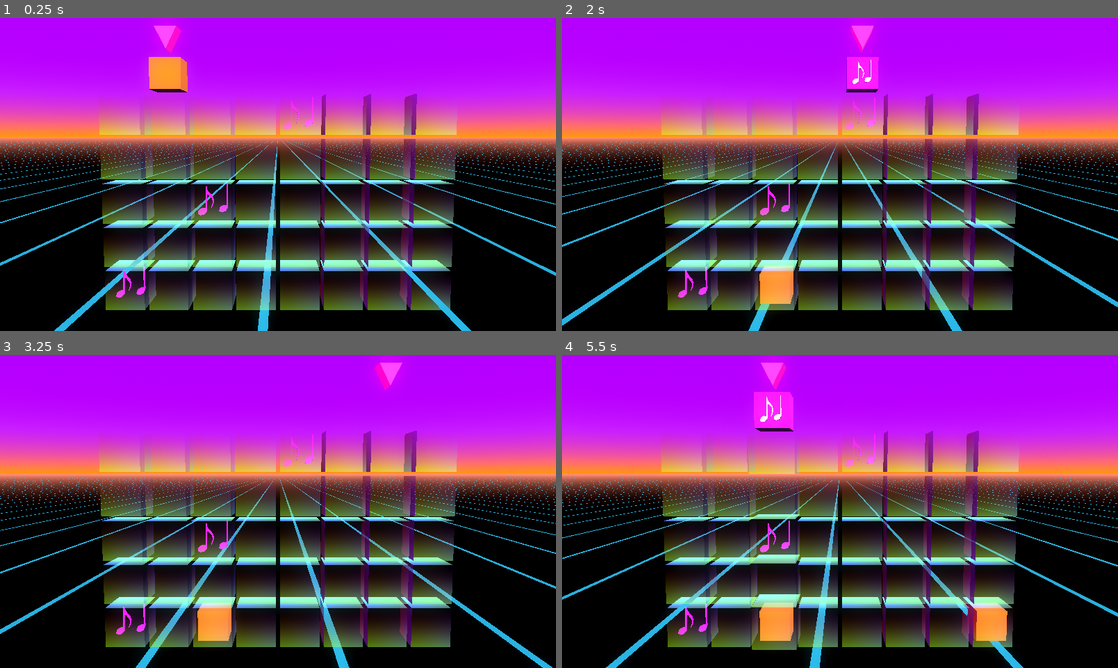
Above: before the commit, frames 1-4 (two rows, left to right).
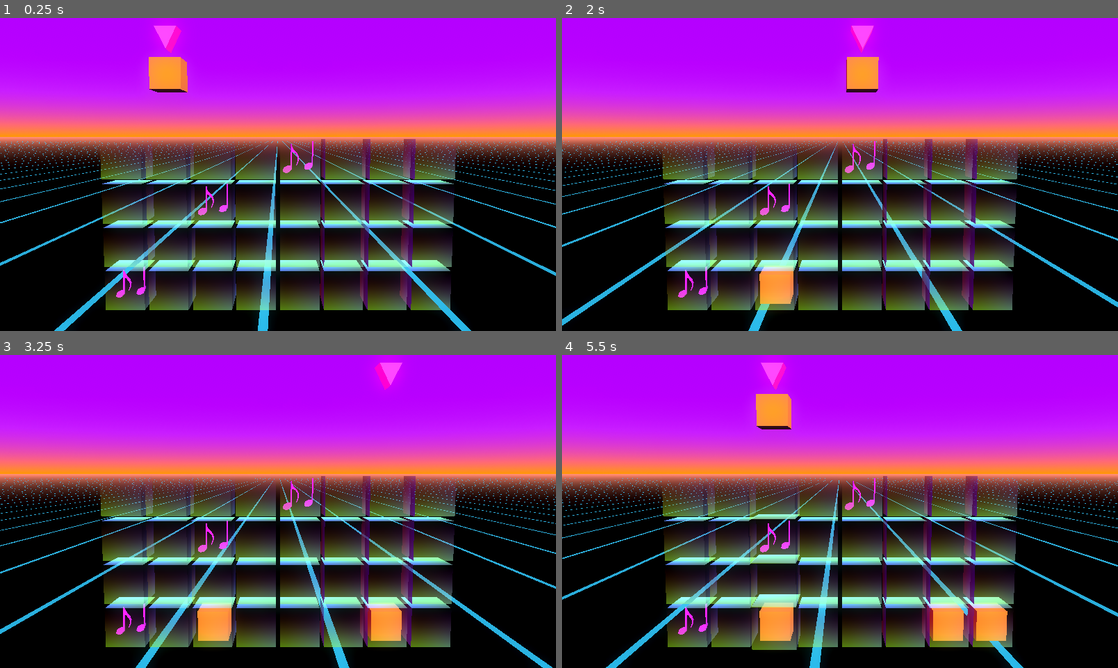
Above: after the commit, the same moments.

Repository: Lumbi/GMTK2024
Game: Godot game, scene res://play.tscn
The game is run twice, just before and just after one commit, with the same random seed, the same clock (stepped at 60 frames per second) and the same inputs.
Inputs:
- Up to frame 1 (0.25 s): no input
- Up to frame 2 (2 s): tap Space (drop) at 0.6, 1.35 s
- Up to frame 3 (3.25 s): tap Space (drop) at 2.1, 2.85 s
- Up to frame 4 (5.5 s): tap Space (drop) at 3.6, 4.35, 5.1 s

The runs differ from the first frame. In frame 1, 4.8% of the frame differs, in the area x 17-83%, y 24-50%; in frame 2, 5.4%; in frame 3, 5.5%; in frame 4, 6.5%, in the area x 17-83%, y 11-92%.

Commit message:
More

Diff:
--- a/block.gd
+++ b/block.gd
@@ -3,6 +3,7 @@
 const STATE_HOVER: int = 0
 const STATE_DROP: int = 1
 const STATE_PLACED: int = 2
+const STATE_DESTROY: int = 3
 var state: int = STATE_HOVER
 
 const DROP_DURATION = 0.2
@@ -11,6 +12,8 @@
 var drop_time = 0
 
 var target_drop_slot: Node3D
+
+var until_destroy_time: float = 1
 
 # Called when the node enters the scene tree for the first time.
 func _ready() -> void:
@@ -29,6 +32,12 @@
 				state = STATE_PLACED
 				target_drop_slot.accept(self)
 			pass
+		STATE_DESTROY:
+
+			until_destroy_time -= delta
+			if until_destroy_time <= 0:
+				queue_free()
+			pass
 		_:
 			pass
 	pass
@@ -41,3 +50,8 @@
 	drop_time = 0
 	state = STATE_DROP
 	pass
+
+func destroy_shrink() -> void:
+	$AnimationPlayer.current_animation = "block_destroy_shrink"
+	$AnimationPlayer.play()
+	state = STATE_DESTROY
--- a/block_base.tscn
+++ b/block_base.tscn
@@ -1,9 +1,46 @@
-[gd_scene load_steps=3 format=3 uid="uid://clfnkyqlwrcqq"]
+[gd_scene load_steps=6 format=3 uid="uid://clfnkyqlwrcqq"]
 
 [ext_resource type="Script" path="res://block.gd" id="1_khodc"]
 
 [sub_resource type="BoxMesh" id="BoxMesh_jmqg1"]
 size = Vector3(0.7, 0.7, 0.7)
+
+[sub_resource type="Animation" id="Animation_pcodk"]
+length = 0.001
+tracks/0/type = "value"
+tracks/0/imported = false
+tracks/0/enabled = true
+tracks/0/path = NodePath(".:scale")
+tracks/0/interp = 1
+tracks/0/loop_wrap = true
+tracks/0/keys = {
+"times": PackedFloat32Array(0),
+"transitions": PackedFloat32Array(1),
+"update": 0,
+"values": [Vector3(1, 1, 1)]
+}
+
+[sub_resource type="Animation" id="Animation_x51v1"]
+resource_name = "block_destroy_shrink"
+length = 0.6
+tracks/0/type = "value"
+tracks/0/imported = false
+tracks/0/enabled = true
+tracks/0/path = NodePath(".:scale")
+tracks/0/interp = 1
+tracks/0/loop_wrap = true
+tracks/0/keys = {
+"times": PackedFloat32Array(0, 0.6),
+"transitions": PackedFloat32Array(0.482968, 0.482968),
+"update": 0,
+"values": [Vector3(1, 1, 1), Vector3(0, 0, 0)]
+}
+
+[sub_resource type="AnimationLibrary" id="AnimationLibrary_t1ra2"]
+_data = {
+"RESET": SubResource("Animation_pcodk"),
+"block_destroy_shrink": SubResource("Animation_x51v1")
+}
 
 [node name="Block" type="Node3D"]
 script = ExtResource("1_khodc")
@@ -11,3 +48,8 @@
 
 [node name="MeshInstance3D" type="MeshInstance3D" parent="."]
 mesh = SubResource("BoxMesh_jmqg1")
+
+[node name="AnimationPlayer" type="AnimationPlayer" parent="."]
+libraries = {
+"": SubResource("AnimationLibrary_t1ra2")
+}
--- a/block_note.tscn
+++ b/block_note.tscn
@@ -71,44 +71,6 @@
 blend_shape_mode = 0
 shadow_mesh = SubResource("ArrayMesh_7sb2i")
 
-[sub_resource type="Animation" id="Animation_l5d44"]
-resource_name = "block_note_bounce_anim"
-length = 0.6
-loop_mode = 1
-tracks/0/type = "value"
-tracks/0/imported = false
-tracks/0/enabled = true
-tracks/0/path = NodePath(".:scale")
-tracks/0/interp = 1
-tracks/0/loop_wrap = true
-tracks/0/keys = {
-"times": PackedFloat32Array(0, 0.166667, 0.6),
-"transitions": PackedFloat32Array(1, 0.0412347, 1),
-"update": 0,
-"values": [Vector3(1.3, 1.3, 1.3), Vector3(1, 1, 1), Vector3(1, 1, 1)]
-}
-
-[sub_resource type="Animation" id="Animation_03foa"]
-length = 0.001
-tracks/0/type = "value"
-tracks/0/imported = false
-tracks/0/enabled = true
-tracks/0/path = NodePath(".:scale")
-tracks/0/interp = 1
-tracks/0/loop_wrap = true
-tracks/0/keys = {
-"times": PackedFloat32Array(0),
-"transitions": PackedFloat32Array(1),
-"update": 0,
-"values": [Vector3(1, 1, 1)]
-}
-
-[sub_resource type="AnimationLibrary" id="AnimationLibrary_07sw2"]
-_data = {
-"RESET": SubResource("Animation_03foa"),
-"block_note_bounce_anim": SubResource("Animation_l5d44")
-}
-
 [node name="NoteBlock" instance=ExtResource("1_jsffu")]
 metadata/type = &"note"
 
@@ -131,10 +93,3 @@
 [node name="eighth_note" type="MeshInstance3D" parent="NoteMesh/eighth_note" index="0"]
 mesh = SubResource("ArrayMesh_1fsqe")
 skeleton = NodePath("")
-
-[node name="AnimationPlayer" type="AnimationPlayer" parent="." index="2"]
-deterministic = true
-libraries = {
-"": SubResource("AnimationLibrary_07sw2")
-}
-autoplay = "block_note_bounce_anim"
--- a/play.gd
+++ b/play.gd
@@ -11,8 +11,9 @@
 var beat_leading_acceptance_threshold_ratio: float = 0.20
 var beat_trailing_acceptance_threshold_ratio: float = 0.20
 
+@onready var note_block_scene: PackedScene = load("res://block_note.tscn")
+
 @onready var all_block_scenes: Array = [
-	load("res://block_note.tscn"),
 	load("res://block_normal.tscn")
 ]
 
@@ -20,17 +21,18 @@
 @onready var lane1: Node3D = get_node("Lanes/Lane1")
 @onready var lane2: Node3D = get_node("Lanes/Lane2")
 @onready var lane3: Node3D = get_node("Lanes/Lane3")
-@onready var lane4: Node3D = get_node("Lanes/Lane4")
-@onready var lanes: Array = [lane0, lane1, lane2, lane3, lane4]
+@onready var lanes: Array = [lane0, lane1, lane2, lane3]
 
 func _ready() -> void:
+	randomize()
+
 	_spawn_hover_block()
 	_hit_beat()
 
 	# TEST
 	lane0.get_child(0).spawn_note()
 	lane2.get_child(2).spawn_note()
-	lane4.get_child(4).spawn_note()
+	lane3.get_child(4).spawn_note()
 
 	pass
 
@@ -88,10 +90,37 @@
 
 	if current_hover_block: return
 
-	var block_scene: PackedScene = all_block_scenes.pick_random()
+	var note_is_available = _has_available_note()
+	print("note_is_available ", note_is_available)
+
+	var block_scene: PackedScene
+	if note_is_available && randf() > 0.5:
+		block_scene = note_block_scene
+	else:
+		block_scene = all_block_scenes.pick_random()
+
 	current_hover_block = block_scene.instantiate()
 	current_hover_block.transform.origin = beat_arrow.transform.origin
 	current_hover_block.transform.origin.y -= 0.8
 	add_child(current_hover_block)
 
 	queue_spawn_hover_block = false
+
+func _has_available_note() -> bool:
+	for x in 8:
+		for y in 4:
+			var lane = lanes[y]
+			var slot = lane.get_child(x)
+			if slot.has_note() && slot.is_empty():
+				if y == 0:
+					return true # exit early if on bottom lane
+				var below_slots_all_occupied = true
+				for by in range(y-1, 0, -1):
+					var below_lane = lanes[by]
+					var below_block = below_lane.get_child(x)
+					if below_block.is_empty():
+						below_slots_all_occupied = false
+						break
+				if below_slots_all_occupied:
+					return true
+	return false
--- a/play.tscn
+++ b/play.tscn
@@ -64,9 +64,6 @@
 [node name="Lane3" parent="Lanes" instance=ExtResource("1_sltb7")]
 transform = Transform3D(1, 0, 0, 0, 1, 0, 0, 0, 1, 0, 3, 0)
 
-[node name="Lane4" parent="Lanes" instance=ExtResource("1_sltb7")]
-transform = Transform3D(1, 0, 0, 0, 1, 0, 0, 0, 1, 0, 4, 0)
-
 [node name="BeatArrow" type="Node3D" parent="."]
 transform = Transform3D(-0.5, -7.54979e-08, 0, 7.54979e-08, -0.5, 0, 0, 0, 0.5, -3.5, 3.2, 0)
 script = ExtResource("3_e8bs5")
--- a/slot.gd
+++ b/slot.gd
@@ -6,6 +6,9 @@
 
 func is_empty() -> bool:
 	return assigned_block == null
+
+func has_note() -> bool:
+	return note != null
 
 func spawn_note() -> void:
 	note = note_scene.instantiate()
@@ -25,7 +28,7 @@
 				_force_accept(block)
 				note.hide()
 			else:
-				block.queue_free()
+				block.destroy_shrink()
 		_:
 			_force_accept(block)
 
--- a/slot.tscn
+++ b/slot.tscn
@@ -9,6 +9,21 @@
 
 [sub_resource type="BoxMesh" id="BoxMesh_chnqa"]
 material = SubResource("ShaderMaterial_1nkrv")
+
+[sub_resource type="Animation" id="Animation_asoue"]
+length = 0.001
+tracks/0/type = "value"
+tracks/0/imported = false
+tracks/0/enabled = true
+tracks/0/path = NodePath("MeshInstance3D:scale")
+tracks/0/interp = 1
+tracks/0/loop_wrap = true
+tracks/0/keys = {
+"times": PackedFloat32Array(0),
+"transitions": PackedFloat32Array(1),
+"update": 0,
+"values": [Vector3(0.9, 0.9, 0.9)]
+}
 
 [sub_resource type="Animation" id="Animation_eqapd"]
 resource_name = "slot_beat_anim"
@@ -24,21 +39,6 @@
 "transitions": PackedFloat32Array(1, 1, 1),
 "update": 0,
 "values": [Vector3(1.2, 1.2, 1.2), Vector3(0.9, 0.9, 0.9), Vector3(0.9, 0.9, 0.9)]
-}
-
-[sub_resource type="Animation" id="Animation_asoue"]
-length = 0.001
-tracks/0/type = "value"
-tracks/0/imported = false
-tracks/0/enabled = true
-tracks/0/path = NodePath("MeshInstance3D:scale")
-tracks/0/interp = 1
-tracks/0/loop_wrap = true
-tracks/0/keys = {
-"times": PackedFloat32Array(0),
-"transitions": PackedFloat32Array(1),
-"update": 0,
-"values": [Vector3(0.9, 0.9, 0.9)]
 }
 
 [sub_resource type="AnimationLibrary" id="AnimationLibrary_510bj"]
Not shown: 1 places in block_note.tscn that only renumber resources
